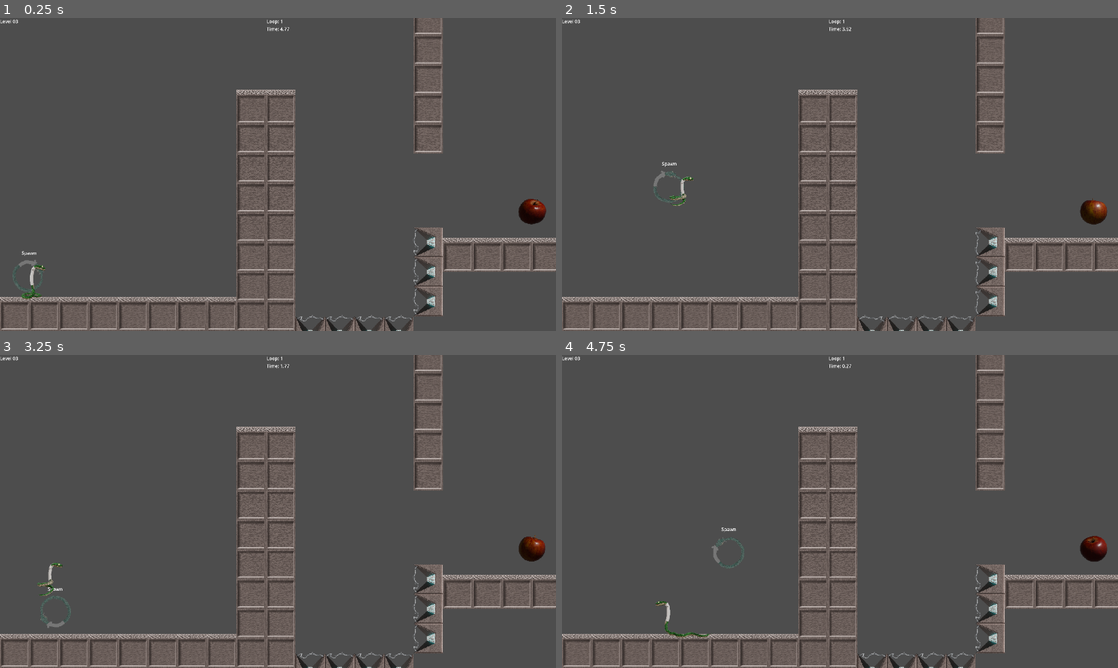
Above: before the commit, frames 1-4 (two rows, left to right).
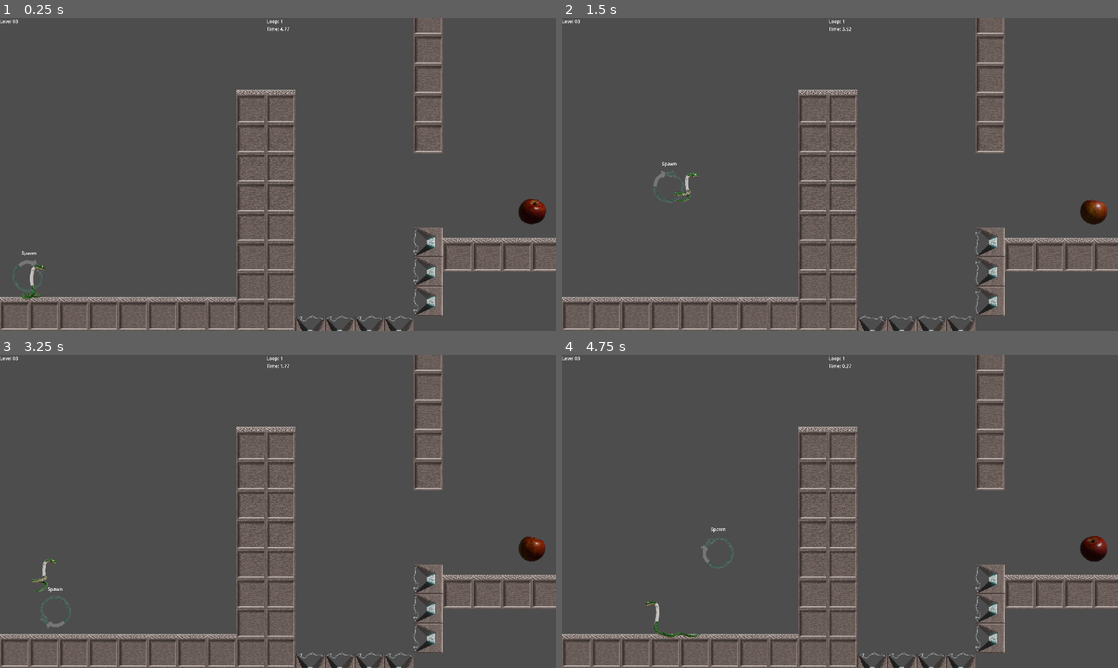
Above: after the commit, the same moments.

Repository: MrDreamhost/gmtk-jam-2025
Game: Godot game, scene res://game/main.tscn
Same seed, same stepped clock (60 frames per second), same inputs: the game is played once before the commit and once after it.
Inputs:
- Up to frame 1 (0.25 s): no input
- Up to frame 2 (1.5 s): hold D (player_right) from 0.53 s (still down); tap Shift (set_spawn_point) at 0.6, 1.35 s; tap Space (player_jump) at 0.77 s
- Up to frame 3 (3.25 s): tap Space (player_jump) at 1.52, 3.02 s; release D (player_right) at 2.03 s; hold A (player_left) 2.03-2.78 s; tap Shift (set_spawn_point) at 2.1, 2.85 s; hold D (player_right) from 2.78 s (still down)
- Up to frame 4 (4.75 s): tap Shift (set_spawn_point) at 3.6, 4.35 s; tap Space (player_jump) at 3.77, 4.52 s; release D (player_right) at 4.28 s; hold A (player_left) from 4.28 s (still down)

The runs differ from the first frame. In frame 1, less than 0.1% of the frame differs, in the area x 3-9%, y 79-90%; in frame 2, 0.2%; in frame 3, 0.2%; in frame 4, 0.4%, in the area x 14-33%, y 55-91%.

Commit message:
adjusted player hitbox size to be in line with idle/jumping animations

Diff:
--- a/player/player.gd
+++ b/player/player.gd
@@ -5,7 +5,6 @@
 const JUMP_VELOCITY = -800.0
 
 @onready var hurt_box: HurtBox = $HurtBox
-@onready var anim_player : AnimationPlayer = $PlayerAnimationPlayer
 @onready var animated_sprite_2d: AnimatedSprite2D = $AnimatedSprite2D
 
 
--- a/player/player.tscn
+++ b/player/player.tscn
@@ -115,24 +115,10 @@
 [ext_resource type="Texture2D" uid="uid://te4nrh8eldfr" path="res://assets/sprites/slither_to_idle/0030.png" id="108_m2h1m"]
 
 [sub_resource type="RectangleShape2D" id="RectangleShape2D_rkbax"]
-size = Vector2(198, 125)
+size = Vector2(79, 125.75)
 
 [sub_resource type="RectangleShape2D" id="RectangleShape2D_yw30f"]
-size = Vector2(180, 110)
-
-[sub_resource type="Animation" id="Animation_yw30f"]
-length = 0.001
-
-[sub_resource type="Animation" id="Animation_g1dw6"]
-resource_name = "run"
-length = 1.2
-loop_mode = 1
-
-[sub_resource type="AnimationLibrary" id="AnimationLibrary_qjkh3"]
-_data = {
-&"RESET": SubResource("Animation_yw30f"),
-&"run": SubResource("Animation_g1dw6")
-}
+size = Vector2(65, 110)
 
 [sub_resource type="SpriteFrames" id="SpriteFrames_8rogd"]
 animations = [{
@@ -486,7 +472,7 @@
 script = ExtResource("1_rkbax")
 
 [node name="CollisionShape2D" type="CollisionShape2D" parent="."]
-position = Vector2(99, -62.5)
+position = Vector2(112, -62.875)
 shape = SubResource("RectangleShape2D_rkbax")
 
 [node name="HurtBox" type="Area2D" parent="."]
@@ -497,20 +483,14 @@
 metadata/_custom_type_script = "uid://nuq6dpf75flc"
 
 [node name="CollisionShape2D" type="CollisionShape2D" parent="HurtBox"]
+position = Vector2(13, -0.5)
 shape = SubResource("RectangleShape2D_yw30f")
-
-[node name="PlayerAnimationPlayer" type="AnimationPlayer" parent="."]
-libraries = {
-&"": SubResource("AnimationLibrary_qjkh3")
-}
 
 [node name="AnimatedSprite2D" type="AnimatedSprite2D" parent="."]
 z_index = 1
-position = Vector2(96, -98.5)
+position = Vector2(96, -98)
 sprite_frames = SubResource("SpriteFrames_8rogd")
-animation = &"jump"
-frame = 29
-frame_progress = 1.0
+animation = &"idle"
 
 [node name="PlayerStateMachine" type="Node" parent="." node_paths=PackedStringArray("initial_state")]
 unique_name_in_owner = true
--- a/player/player_state_machine/states/jump.gd
+++ b/player/player_state_machine/states/jump.gd
@@ -34,12 +34,13 @@
 	super()
 	self.player.animated_sprite_2d.play("jump")
 	self.player.velocity.y += Player.JUMP_VELOCITY
+	self.player.animated_sprite_2d.position = Vector2(112, -112)
 
 
 func exit() -> void:
 	super()
 	self.player.animated_sprite_2d.stop()
-
+	self.player.animated_sprite_2d.position = Vector2(96, -98)
 
 func is_horizontal_input_pressed() -> bool:
 	return (
Not shown: 1 places in player/player.tscn that only renumber resources
